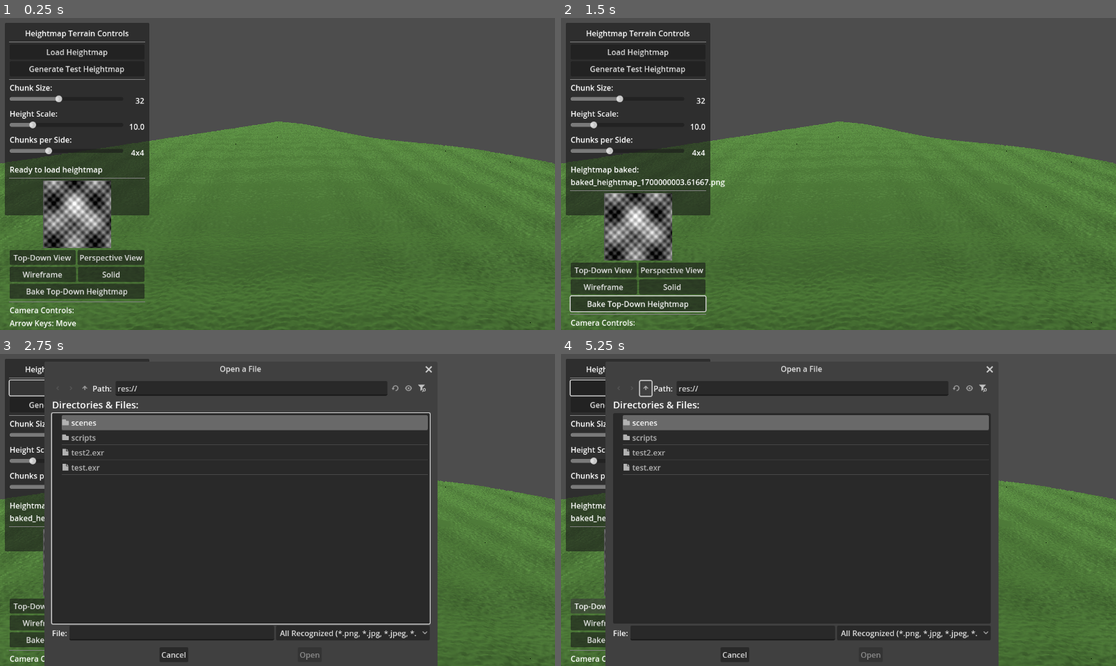
Above: before the commit, frames 1-4 (two rows, left to right).
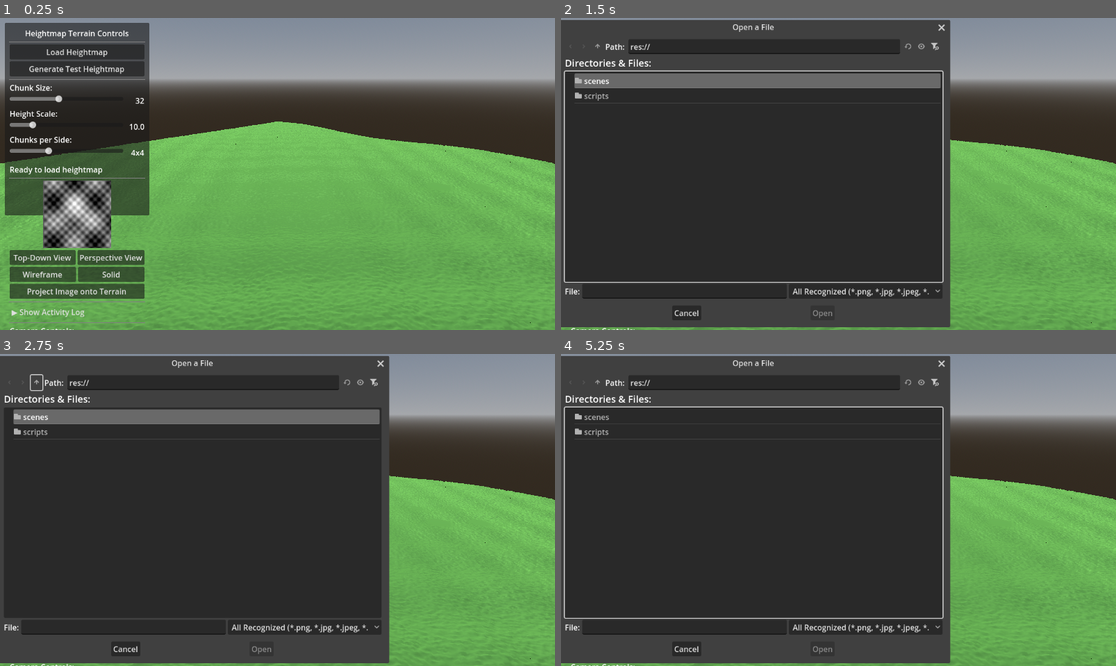
Above: after the commit, the same moments.

Repository: verdictzero/GANDER-B
Game: Godot game, scene res://scenes/Main.tscn
Same seed, same stepped clock (60 frames per second), same inputs: the game is played once before the commit and once after it.
Inputs (mouse positions are in pixels of both pictures, inside the frame that each line leads up to; where the layout moved, square brackets give the same spot in the first picture):
- Up to frame 1 (0.25 s): no input
- Up to frame 2 (1.5 s): click "Bake Top-Down Heightmap" (after the commit: "Project Image onto Terrain") at 0.5 s; click (638, 311) at 1.25 s, where only the run after the commit has a clickable "▶ Show Activity Log"
- Up to frame 3 (2.75 s): click (38, 382) at 2.02 s
- Up to frame 4 (5.25 s): click (599, 382) [644, 388] at 2.75 s; click (599, 382) [644, 388] at 3.5 s; click "Generate Test Heightmap" at 4.25 s; click "Top-Down View" at 5 s

The runs differ from the first frame. In frame 1, 79% of the frame differs, in the area x 0-100%, y 0-100%; in frame 2, 82%; in frame 3, 38%; in frame 4, 40%.

Commit message:
Add pop-out activity log and improved image projection
- Move activity log to collapsible right-side panel
- Add 1:1 aspect ratio validation for projected images
- Fix UV mapping for proper image projection scaling
- Add comprehensive activity logging throughout operations
- Update UI with better visual feedback and error handling

🤖 Generated with [Claude Code](https://claude.ai/code)

Co-Authored-By: Claude <noreply@anthropic.com>

Diff:
--- a/scenes/Main.tscn
+++ b/scenes/Main.tscn
@@ -1,6 +1,15 @@
-[gd_scene load_steps=2 format=3 uid="uid://di3w4q6s3bmb1"]
+[gd_scene load_steps=5 format=3 uid="uid://di3w4q6s3bmb1"]
 
 [ext_resource type="Script" uid="uid://p5xugxsyijw0" path="res://scripts/MainController.gd" id="1"]
+
+[sub_resource type="ProceduralSkyMaterial" id="ProceduralSkyMaterial_elqb8"]
+
+[sub_resource type="Sky" id="Sky_rvslj"]
+sky_material = SubResource("ProceduralSkyMaterial_elqb8")
+
+[sub_resource type="Environment" id="Environment_0bbpv"]
+background_mode = 2
+sky = SubResource("Sky_rvslj")
 
 [node name="Main" type="Node3D"]
 script = ExtResource("1")
@@ -20,3 +29,6 @@
 [node name="DirectionalLight3D" type="DirectionalLight3D" parent="."]
 transform = Transform3D(0.707107, -0.5, 0.5, 0, 0.707107, 0.707107, -0.707107, -0.5, 0.5, 0, 0, 0)
 shadow_enabled = true
+
+[node name="WorldEnvironment" type="WorldEnvironment" parent="."]
+environment = SubResource("Environment_0bbpv")
--- a/scenes/TerrainUI.tscn
+++ b/scenes/TerrainUI.tscn
@@ -147,9 +147,18 @@
 
 [node name="BakeButton" type="Button" parent="ControlPanel/VBoxContainer"]
 layout_mode = 2
-text = "Bake Top-Down Heightmap"
+text = "Project Image onto Terrain"
 
 [node name="HSeparator5" type="HSeparator" parent="ControlPanel/VBoxContainer"]
+layout_mode = 2
+
+[node name="ActivityToggle" type="Button" parent="ControlPanel/VBoxContainer"]
+layout_mode = 2
+text = "▶ Show Activity Log"
+flat = true
+alignment = 0
+
+[node name="HSeparator6" type="HSeparator" parent="ControlPanel/VBoxContainer"]
 layout_mode = 2
 
 [node name="ControlsLabel" type="Label" parent="ControlPanel/VBoxContainer"]
@@ -170,3 +179,54 @@
 ok_button_text = "Open"
 file_mode = 0
 filters = PackedStringArray("*.png", "*.jpg", "*.jpeg", "*.bmp", "*.exr", "*.tga")
+
+[node name="ProjectionDialog" type="FileDialog" parent="."]
+title = "Select Image to Project onto Terrain"
+size = Vector2i(800, 600)
+ok_button_text = "Open"
+file_mode = 0
+filters = PackedStringArray("*.png", "*.jpg", "*.jpeg", "*.bmp", "*.tga")
+
+[node name="ActivityPanel" type="Panel" parent="."]
+anchor_left = 1.0
+anchor_right = 1.0
+anchor_bottom = 1.0
+offset_left = -400.0
+offset_right = -10.0
+offset_top = 10.0
+offset_bottom = -10.0
+visible = false
+
+[node name="VBoxContainer" type="VBoxContainer" parent="ActivityPanel"]
+anchor_right = 1.0
+anchor_bottom = 1.0
+offset_left = 10.0
+offset_top = 10.0
+offset_right = -10.0
+offset_bottom = -10.0
+
+[node name="TitleLabel" type="Label" parent="ActivityPanel/VBoxContainer"]
+layout_mode = 2
+text = "Activity Log"
+horizontal_alignment = 1
+
+[node name="HSeparator" type="HSeparator" parent="ActivityPanel/VBoxContainer"]
+layout_mode = 2
+
+[node name="CloseButton" type="Button" parent="ActivityPanel/VBoxContainer"]
+layout_mode = 2
+text = "✕ Close"
+flat = true
+alignment = 0
+
+[node name="ActivityLog" type="ScrollContainer" parent="ActivityPanel/VBoxContainer"]
+layout_mode = 2
+size_flags_vertical = 3
+
+[node name="ActivityText" type="RichTextLabel" parent="ActivityPanel/VBoxContainer/ActivityLog"]
+layout_mode = 2
+size_flags_horizontal = 3
+size_flags_vertical = 3
+bbcode_enabled = true
+text = "[color=gray]Activity log will appear here...[/color]"
+fit_content = true
--- a/scripts/MainController.gd
+++ b/scripts/MainController.gd
@@ -81,6 +81,7 @@
 		ui.wireframe_view_requested.connect(_on_wireframe_view_requested)
 		ui.solid_view_requested.connect(_on_solid_view_requested)
 		ui.bake_heightmap_requested.connect(_on_bake_heightmap_requested)
+		ui.project_image_requested.connect(_on_project_image_requested)
 
 	if heightmap_loader:
 		heightmap_loader.heightmap_loaded.connect(_on_heightmap_loaded)
@@ -88,28 +89,36 @@
 
 func _on_heightmap_selected(path: String) -> void:
 	print("[MainController] User selected heightmap: ", path)
+	log_activity("Loading heightmap: " + path.get_file())
 	var result = heightmap_loader.load_heightmap_from_file_dialog(path)
 	if not result:
 		push_error("[MainController] Failed to load heightmap")
+		log_activity("❌ Failed to load heightmap")
 
 func _on_test_heightmap_requested() -> void:
 	print("[MainController] Generating test heightmap...")
+	log_activity("Generating test heightmap...")
 	var test_image = heightmap_loader.create_test_heightmap(128, 128)
 	if test_image:
 		terrain_manager.load_heightmap_from_image(test_image)
+		log_activity("✅ Test heightmap generated successfully")
 	else:
 		push_error("[MainController] Failed to create test heightmap")
+		log_activity("❌ Failed to create test heightmap")
 
 func _on_heightmap_loaded(image: Image) -> void:
 	print("[MainController] Heightmap loaded signal received")
 	if image:
+		log_activity("✅ Heightmap loaded: " + str(image.get_size()))
 		# Show thumbnail in UI
 		if ui:
 			ui.show_heightmap_preview(image)
 
 		terrain_manager.load_heightmap_from_image(image)
+		log_activity("🌄 Terrain generated successfully")
 	else:
 		push_error("[MainController] Received null image in heightmap_loaded signal")
+		log_activity("❌ Failed to load heightmap image")
 
 	print("[MainController] Terrain loaded - positioning camera for centered 512x512 terrain")
 
@@ -241,6 +250,7 @@
 	# Set orthographic size to fit 512x512 terrain with some padding
 	camera_3d.size = 600.0
 
+	log_activity("📷 Switched to orthographic top-down view")
 	print("[MainController] Switched to orthographic top-down view")
 	print("[MainController] Camera height: ", camera_height, " Size: ", camera_3d.size)
 
@@ -258,16 +268,19 @@
 
 	camera_rotation = Vector2.ZERO
 
+	log_activity("📷 Switched to perspective view")
 	print("[MainController] Switched to perspective view")
 
 func _on_wireframe_view_requested() -> void:
 	is_wireframe = true
 	apply_wireframe_to_terrain()
+	log_activity("🔲 Switched to wireframe view")
 	print("[MainController] Switched to wireframe view")
 
 func _on_solid_view_requested() -> void:
 	is_wireframe = false
 	apply_wireframe_to_terrain()
+	log_activity("🟩 Switched to solid view")
 	print("[MainController] Switched to solid view")
 
 func apply_wireframe_to_terrain() -> void:
@@ -353,3 +366,71 @@
 	# Restore previous camera state if needed
 	if not was_ortho:
 		_on_perspective_view_requested()
+
+func _on_project_image_requested(image_path: String) -> void:
+	if not terrain_manager or not camera_3d:
+		push_error("[MainController] Cannot project image - terrain or camera not ready")
+		log_activity("❌ Cannot project image - terrain not ready")
+		return
+
+	log_activity("Loading projection image: " + image_path.get_file())
+
+	# Load the image to project
+	var projection_image = Image.new()
+	var error = projection_image.load(image_path)
+
+	if error != OK:
+		push_error("[MainController] Failed to load projection image: " + image_path)
+		log_activity("❌ Failed to load projection image")
+		return
+
+	# Validate 1:1 aspect ratio
+	var image_size = projection_image.get_size()
+	if image_size.x != image_size.y:
+		push_error("[MainController] Image must have 1:1 aspect ratio (square). Current: " + str(image_size.x) + "x" + str(image_size.y))
+		log_activity("❌ Image must be square (1:1 aspect ratio). Current: " + str(image_size.x) + "x" + str(image_size.y))
+		if ui:
+			ui.update_status("Error: Image must be square (1:1 aspect ratio)")
+		return
+
+	log_activity("✅ Square image loaded (" + str(image_size.x) + "x" + str(image_size.y) + "), starting projection...")
+
+	# Switch to top-down orthographic view for projection
+	var was_ortho = is_orthographic
+	if not is_orthographic:
+		_on_top_down_view_requested()
+		log_activity("📷 Switched to orthographic view")
+
+	await get_tree().process_frame
+
+	log_activity("🎨 Applying image projection to terrain...")
+
+	# Apply the image to all terrain chunks
+	# Since the UV coordinates in TerrainChunk already map properly to the full terrain,
+	# we can use the same material for all chunks
+	var projection_material = StandardMaterial3D.new()
+	var image_texture = ImageTexture.create_from_image(projection_image)
+	projection_material.albedo_texture = image_texture
+	projection_material.flags_transparent = false
+	projection_material.cull_mode = BaseMaterial3D.CULL_DISABLED
+
+	# Apply to all chunks - the UV coordinates should already be correctly mapped
+	for chunk in terrain_manager.terrain_chunks:
+		if chunk:
+			chunk.set_surface_override_material(0, projection_material)
+
+	log_activity("✅ Image projected onto terrain successfully")
+
+	# Update UI status
+	if ui:
+		ui.update_status("Image projected: " + image_path.get_file())
+
+	# Restore previous camera state if needed
+	if not was_ortho:
+		await get_tree().create_timer(2.0).timeout  # Give user time to see result
+		_on_perspective_view_requested()
+		log_activity("📷 Returned to perspective view")
+
+func log_activity(message: String) -> void:
+	if ui:
+		ui.log_activity(message)
--- a/scripts/TerrainChunk.gd
+++ b/scripts/TerrainChunk.gd
@@ -51,9 +51,11 @@
 
 			vertices.append(Vector3(x * vertex_spacing, height, z * vertex_spacing))
 
-			# UV coordinates should map across the entire heightmap
-			var u = float(heightmap_x) / float(heightmap_data.get_width() - 1)
-			var v = float(heightmap_z) / float(heightmap_data.get_height() - 1)
+			# UV coordinates should map across the entire terrain (512x512)
+			# Each chunk represents a portion of the full terrain
+			var total_terrain_vertices = 8 * 64  # chunks_per_side * chunk_size
+			var u = float(heightmap_x) / float(total_terrain_vertices - 1)
+			var v = float(heightmap_z) / float(total_terrain_vertices - 1)
 			uvs.append(Vector2(u, v))
 
 			normals.append(calculate_normal(heightmap_x, heightmap_z))
--- a/scripts/TerrainUI.gd
+++ b/scripts/TerrainUI.gd
@@ -9,6 +9,7 @@
 signal wireframe_view_requested()
 signal solid_view_requested()
 signal bake_heightmap_requested()
+signal project_image_requested(image_path: String)
 
 @onready var file_dialog: FileDialog = $FileDialog
 @onready var control_panel: Panel = $ControlPanel
@@ -27,6 +28,12 @@
 @onready var wireframe_button: Button = $ControlPanel/VBoxContainer/RenderContainer/WireframeButton
 @onready var solid_button: Button = $ControlPanel/VBoxContainer/RenderContainer/SolidButton
 @onready var bake_button: Button = $ControlPanel/VBoxContainer/BakeButton
+@onready var activity_toggle: Button = $ControlPanel/VBoxContainer/ActivityToggle
+@onready var activity_panel: Panel = $ActivityPanel
+@onready var activity_log: ScrollContainer = $ActivityPanel/VBoxContainer/ActivityLog
+@onready var activity_text: RichTextLabel = $ActivityPanel/VBoxContainer/ActivityLog/ActivityText
+@onready var activity_close_button: Button = $ActivityPanel/VBoxContainer/CloseButton
+@onready var projection_dialog: FileDialog = $ProjectionDialog
 
 func _ready() -> void:
 	setup_ui()
@@ -108,6 +115,15 @@
 	if bake_button:
 		bake_button.pressed.connect(_on_bake_button_pressed)
 
+	if activity_toggle:
+		activity_toggle.pressed.connect(_on_activity_toggle_pressed)
+
+	if activity_close_button:
+		activity_close_button.pressed.connect(_on_activity_close_pressed)
+
+	if projection_dialog:
+		projection_dialog.file_selected.connect(_on_projection_file_selected)
+
 func _on_load_button_pressed() -> void:
 	file_dialog.popup()
 
@@ -170,8 +186,24 @@
 	solid_view_requested.emit()
 
 func _on_bake_button_pressed() -> void:
-	bake_heightmap_requested.emit()
-	update_status("Baking heightmap...")
+	log_activity("Opening image selection for projection...")
+	projection_dialog.popup()
+
+func _on_projection_file_selected(path: String) -> void:
+	project_image_requested.emit(path)
+	log_activity("Selected image for projection: " + path.get_file())
+
+func _on_activity_toggle_pressed() -> void:
+	if activity_panel.visible:
+		activity_panel.hide()
+		activity_toggle.text = "▶ Show Activity Log"
+	else:
+		activity_panel.show()
+		activity_toggle.text = "◀ Hide Activity Log"
+
+func _on_activity_close_pressed() -> void:
+	activity_panel.hide()
+	activity_toggle.text = "▶ Show Activity Log"
 
 func show_heightmap_preview(image: Image) -> void:
 	if heightmap_preview and image:
@@ -192,3 +224,26 @@
 		heightmap_preview.texture = texture
 
 		print("[TerrainUI] Updated heightmap preview: ", new_width, "x", new_height)
+
+func log_activity(message: String) -> void:
+	if not activity_text:
+		return
+
+	var timestamp = Time.get_datetime_string_from_system().split("T")[1].split(".")[0]
+	var formatted_message = "[color=cyan][" + timestamp + "][/color] " + message
+
+	# Get current text and add new message
+	var current_text = activity_text.get_parsed_text()
+	if current_text.contains("Activity log will appear here..."):
+		activity_text.text = formatted_message
+	else:
+		activity_text.text += "\n" + formatted_message
+
+	# Auto-scroll to bottom
+	if activity_panel.visible:
+		await get_tree().process_frame
+		activity_log.scroll_vertical = activity_log.get_v_scroll_bar().max_value
+
+func clear_activity_log() -> void:
+	if activity_text:
+		activity_text.text = "[color=gray]Activity log cleared...[/color]"
